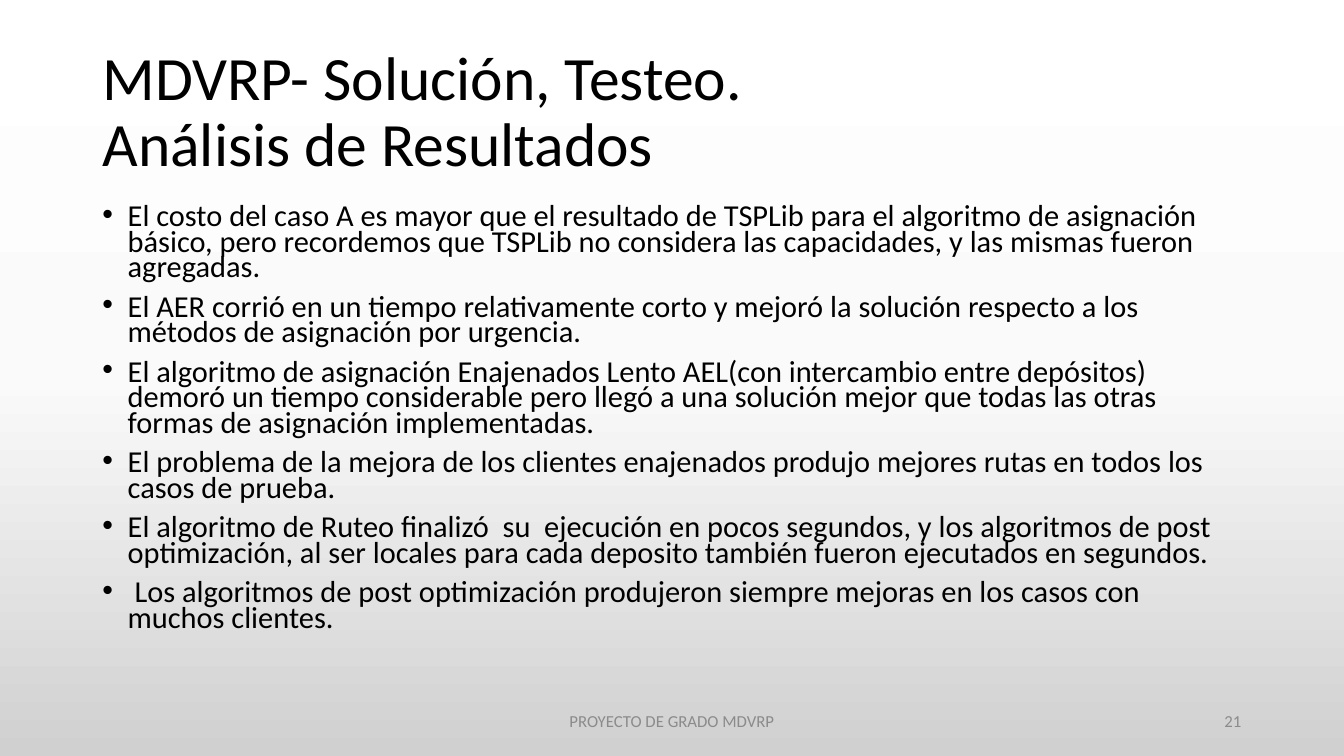
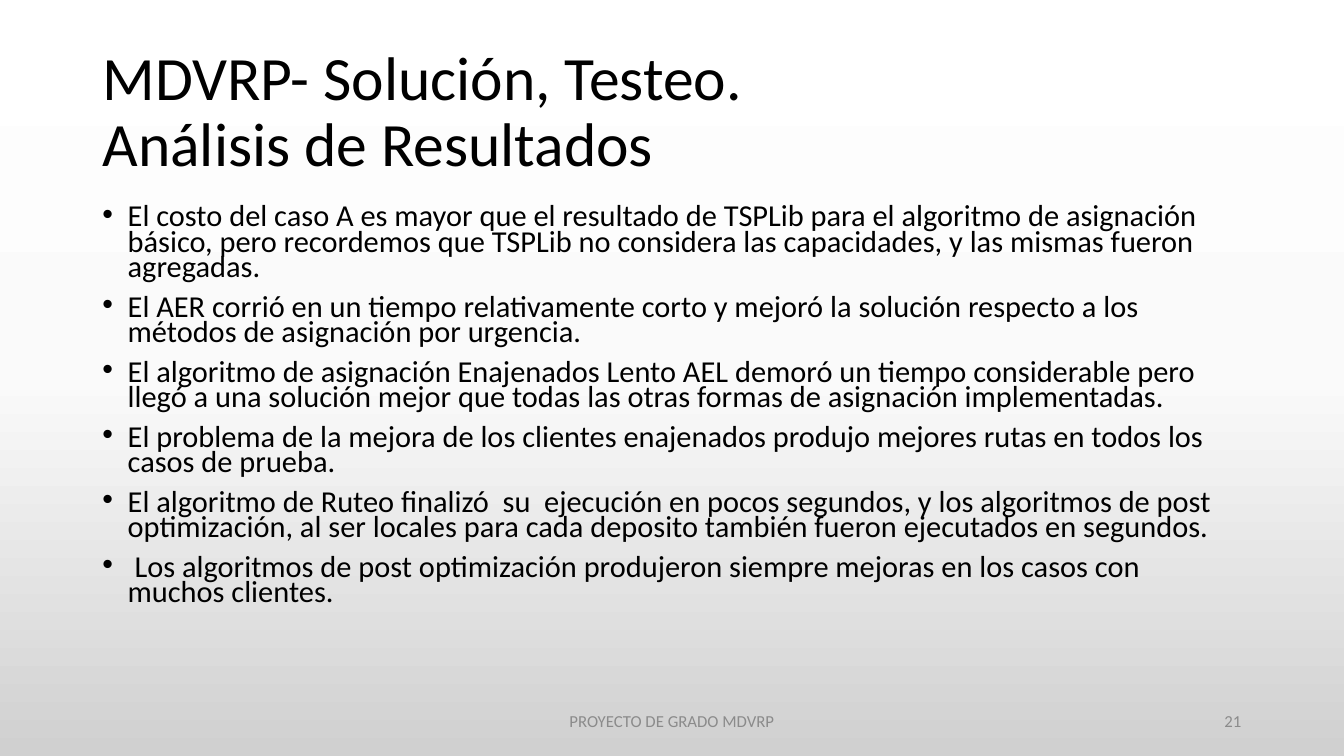
Before and after one commit to urubusale/proyvrp, a slide deck: slide 21 of Version/Documentación/MDVRP.pptx. Drawn at 1344x756 pixels with LibreOffice and Linux fonts; fonts in the diff are those of the drawing. Boxes give left, top, right and bottom in pixels: in the first picture for what was removed or moved away, otherwise in the second. Text is boxed around its words. In the diff, an @@ line names an element or a change of style, - is before the commit and + after.

```diff
--- a/Version/Documentación/MDVRP.pptx
+++ b/Version/Documentación/MDVRP.pptx
@@ text at (x1=128, y1=361, x2=1194, y2=413): text changed @@
-• El algoritmo de asignación Enajenados Lento AEL(con intercambio entre depósitos) demoró un tiempo considerable pero llegó a una solución mejor que todas las otras formas de asignación implementadas.
+• El algoritmo de asignación Enajenados Lento AEL demoró un tiempo considerable pero llegó a una solución mejor que todas las otras formas de asignación implementadas.
```
